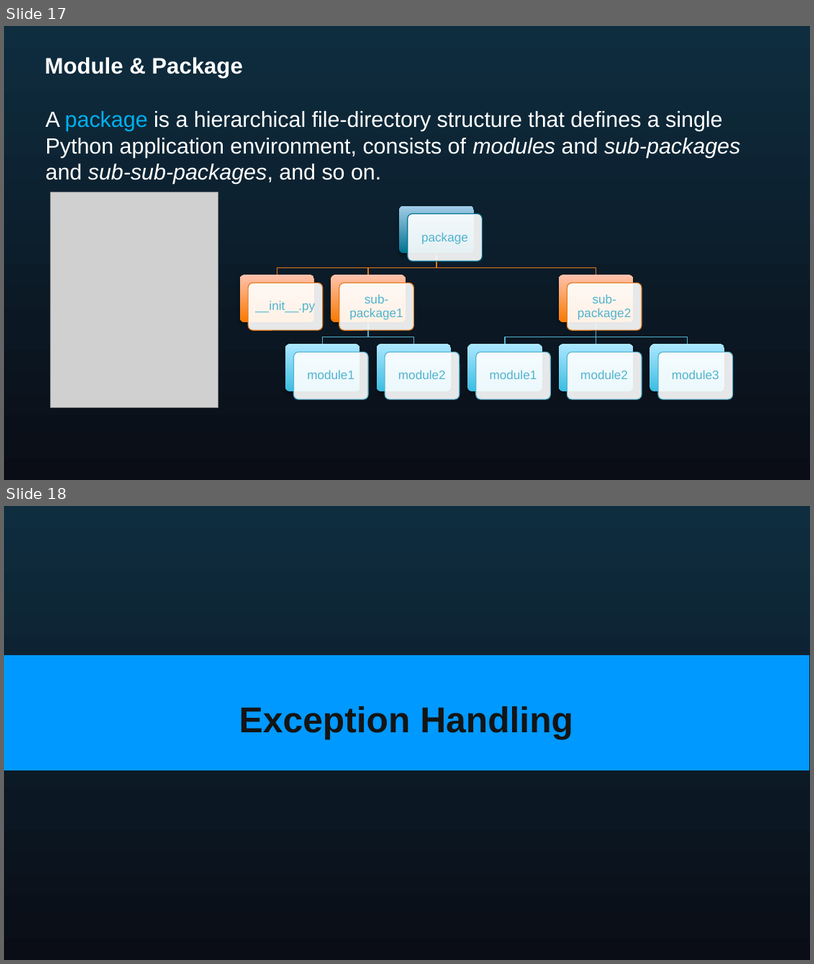
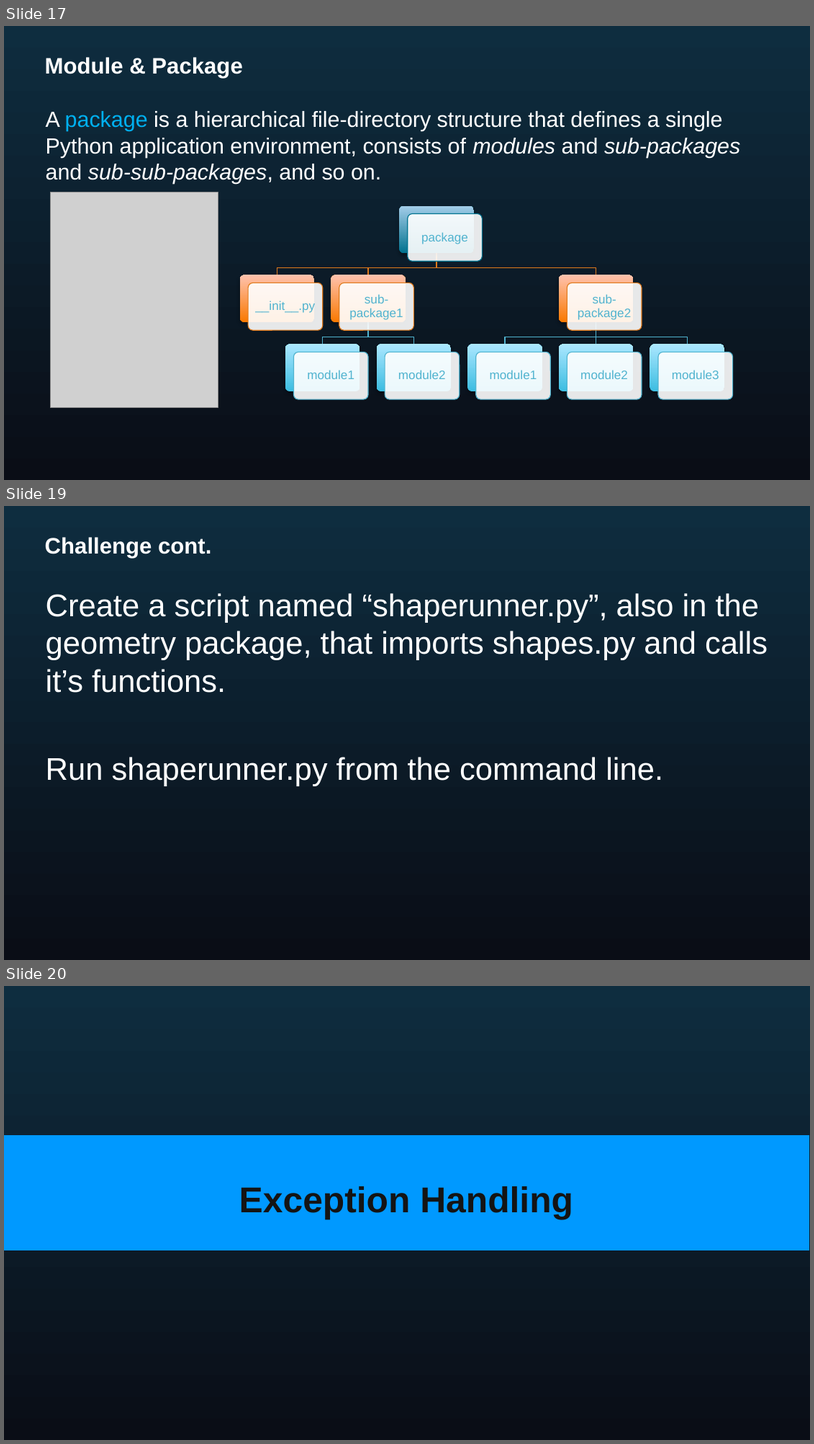
Before and after one commit to AcademyNATrainers/PythonJanuary2020, a slide deck: cts_python_practitioner_day2_v1_2019.pptx. Shown one above the other, each under a label of ours: slides 17 and 18 before the commit, slides 17, 19 and 20 after it; the slides between them are not shown. The pictures are 814x964 and 814x1444 pixels, drawn with LibreOffice and Linux fonts; fonts in the diff are those of the drawing; grey boxes stand for pictures; background and template pictures are left out. Boxes give left, top, right and bottom in pixels: in the first picture for what was removed or moved away, otherwise in the second. Text is boxed around its words. In the diff, an @@ line names an element or a change of style, - is before the commit and + after.

```diff
--- a/cts_python_practitioner_day2_v1_2019.pptx
+++ b/cts_python_practitioner_day2_v1_2019.pptx
@@ slide 19 added at (4,506,810,960), background gradient #0E2D3F to #0A0D16 @@
@@ title added at (45,537,211,559), 20 pt, text #FFFFFF, bold @@
+Challenge cont.
@@ text added at (46,593,768,786), 28 pt, text #FFFFFF @@
+Create a script named “shaperunner.py”, also in the geometry package, that imports shapes.py and calls it’s functions.
+Run shaperunner.py from the command line.
@@ what was slide 18 is now slide 20 @@
```
Also in this commit, not shown: 1 other slide added, 1 other file.
